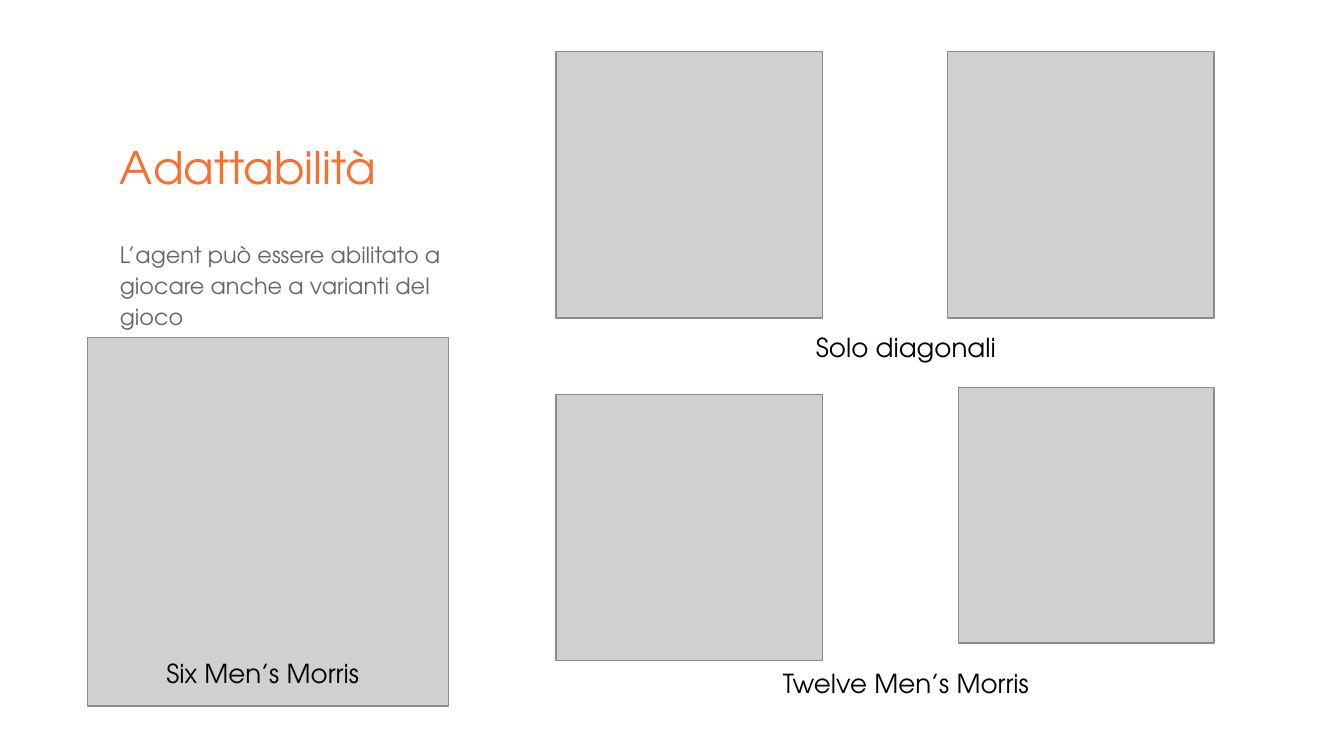
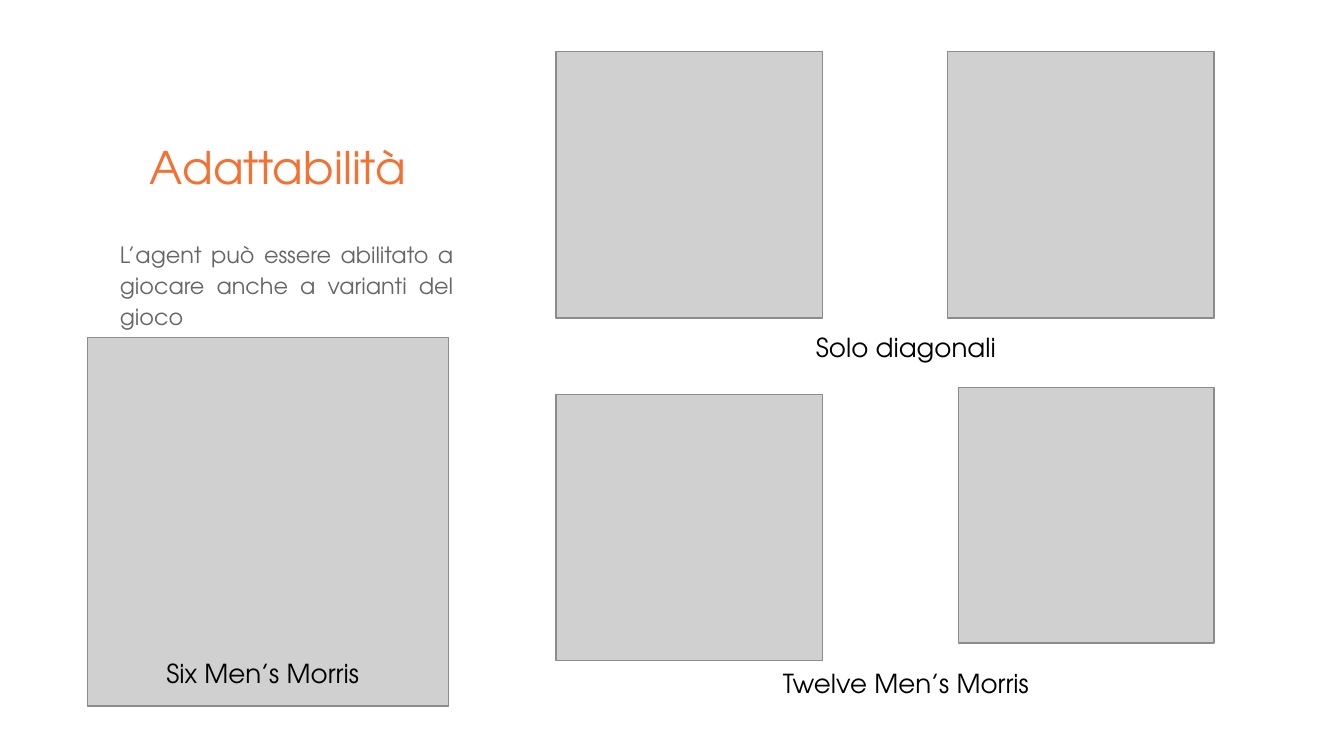
Before and after one commit to graitanto21/MillGates, a slide deck: slide 7 of Presentation/MillGates.pptx. Drawn at 1344x756 pixels with LibreOffice and Linux fonts; fonts in the diff are those of the drawing; grey boxes stand for pictures. Boxes give left, top, right and bottom in pixels: in the first picture for what was removed or moved away, otherwise in the second. Text is boxed around its words. In the diff, an @@ line names an element or a change of style, - is before the commit and + after.

```diff
--- a/Presentation/MillGates.pptx
+++ b/Presentation/MillGates.pptx
@@ title "Adattabilità" at (x1=149, y1=150, x2=405, y2=185): alignment left to centre @@
@@ text "L’agent può essere abilitato a ..." at (x1=120, y1=246, x2=453, y2=330): alignment left to justified @@
```
Also in this commit, not shown: 9 other slides changed, 1 slide added.
